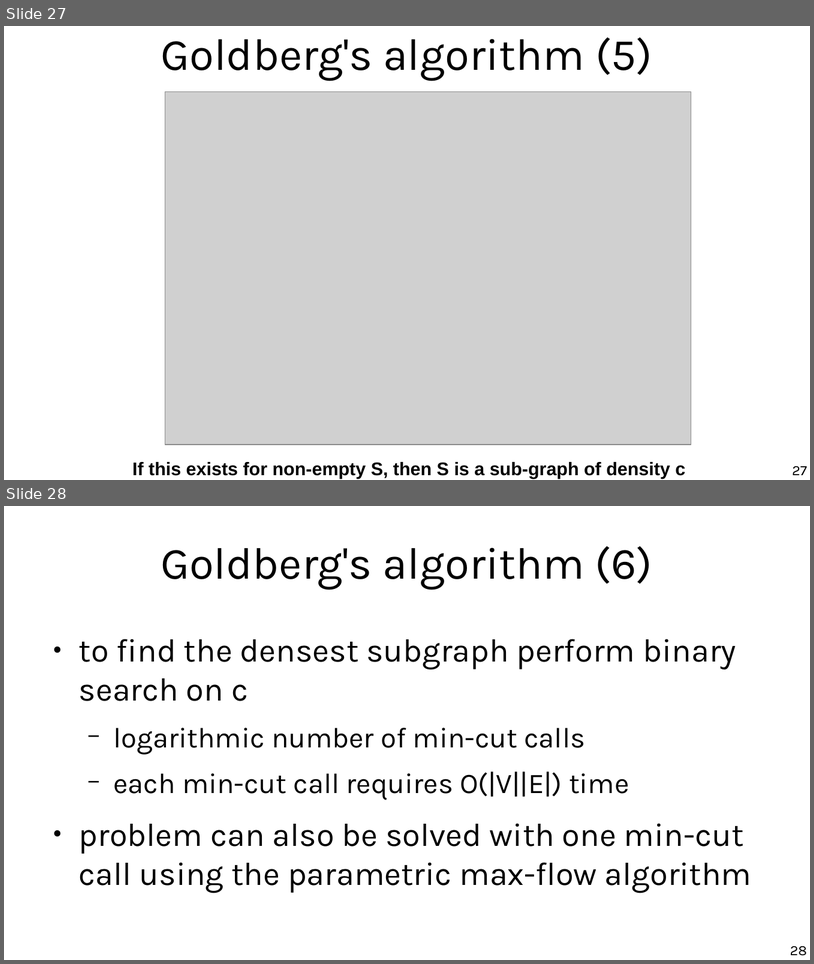
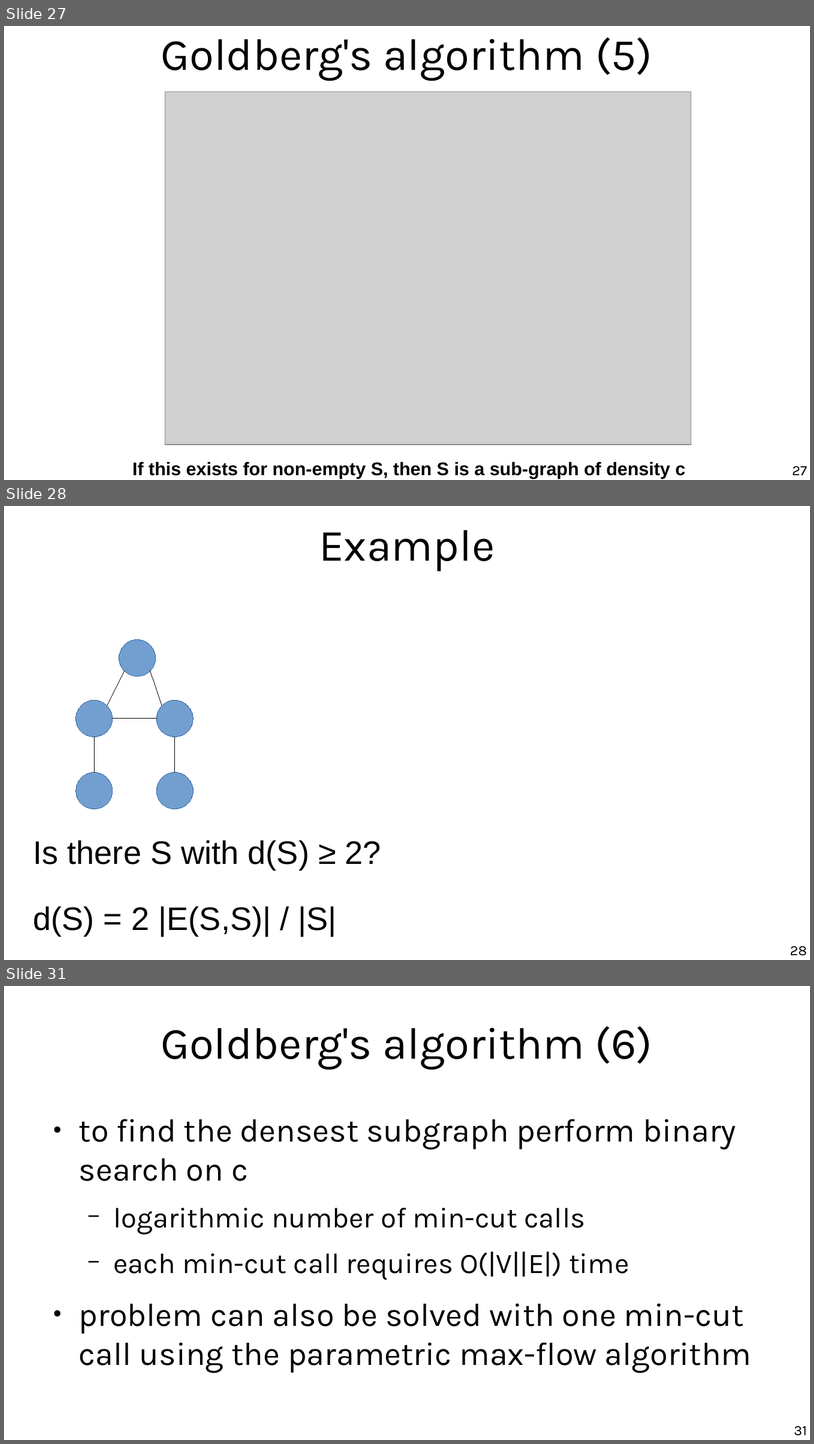
Before and after one commit to chatox/networks-science-course, a slide deck: theory/tt11_dense_subgraphs.odp. Shown one above the other, each under a label of ours: slides 27 and 28 before the commit, slides 27, 28 and 31 after it; the slides between them are not shown. The pictures are 814x964 and 814x1444 pixels, drawn with LibreOffice and Linux fonts; fonts in the diff are those of the drawing; grey boxes stand for pictures. Boxes give left, top, right and bottom in pixels: in the first picture for what was removed or moved away, otherwise in the second. Text is boxed around its words. In the diff, an @@ line names an element or a change of style, - is before the commit and + after.

Commit message:
Example Goldberg

```diff
--- a/theory/tt11_dense_subgraphs.odp
+++ b/theory/tt11_dense_subgraphs.odp
@@ slide 28 added at (4,506,810,960), background #FFFFFF @@
@@ title added at (319,530,495,571), 44 pt, text #000000 @@
+Example
@@ ellipse added at (119,639,155,676), fill #729FCF, outline #3465A4 0 pt @@
@@ line added from (125, 670) to (107, 706), #000000 0 pt @@
@@ line added from (150, 670) to (162, 706), #000000 0 pt @@
@@ ellipse added at (76,700,113,736), fill #729FCF, outline #3465A4 0 pt @@
@@ ellipse added at (157,700,194,736), fill #729FCF, outline #3465A4 0 pt @@
@@ line added from (113, 718) to (157, 718), #000000 0 pt @@
@@ line added from (94, 736) to (94, 772), #000000 0 pt @@
@@ line added from (175, 736) to (175, 772), #000000 0 pt @@
@@ ellipse added at (76,772,113,809), fill #729FCF, outline #3465A4 0 pt @@
@@ ellipse added at (157,772,194,809), fill #729FCF, outline #3465A4 0 pt @@
@@ text added at (33,840,381,935), 32 pt, text #000000 @@
+Is there S with d(S) ≥ 2?
+d(S) = 2 |E(S,S)| / |S|
@@ page number added at (791,946,807,955), 14 pt, text #000000 @@
+28
@@ what was slide 28 is now slide 31 @@
@@ page number at (794,1426,807,1435): text changed @@
-28
+31
```
Also in this commit, not shown: 1 slide changed, 2 other slides added, 1 other file.
